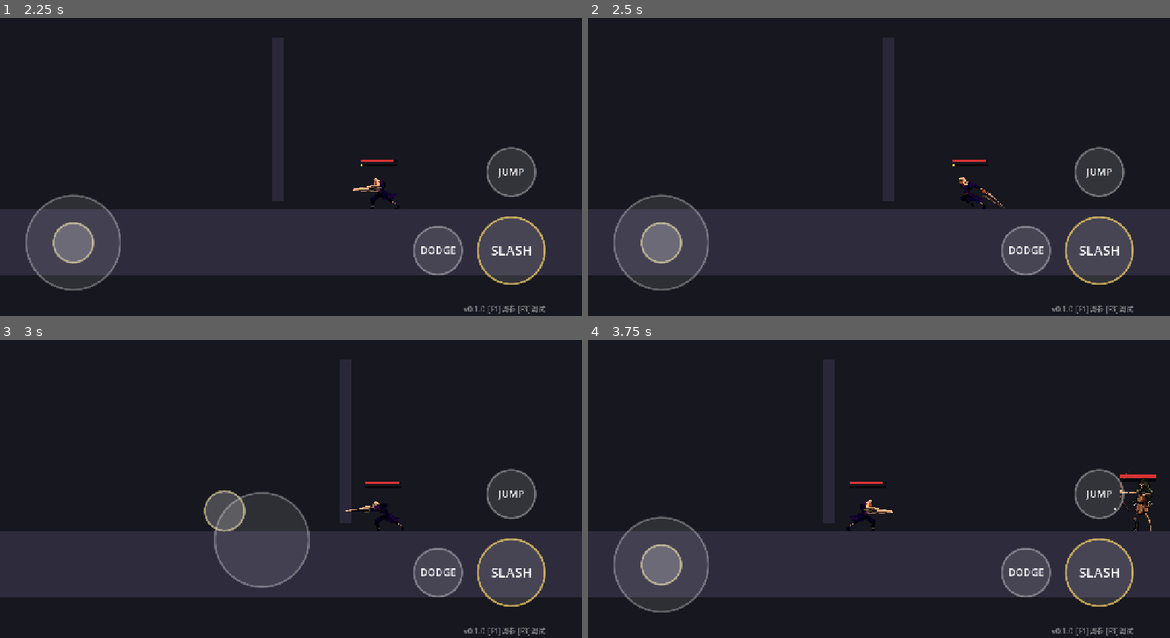
Above: before the commit, frames 1-4 (two rows, left to right).
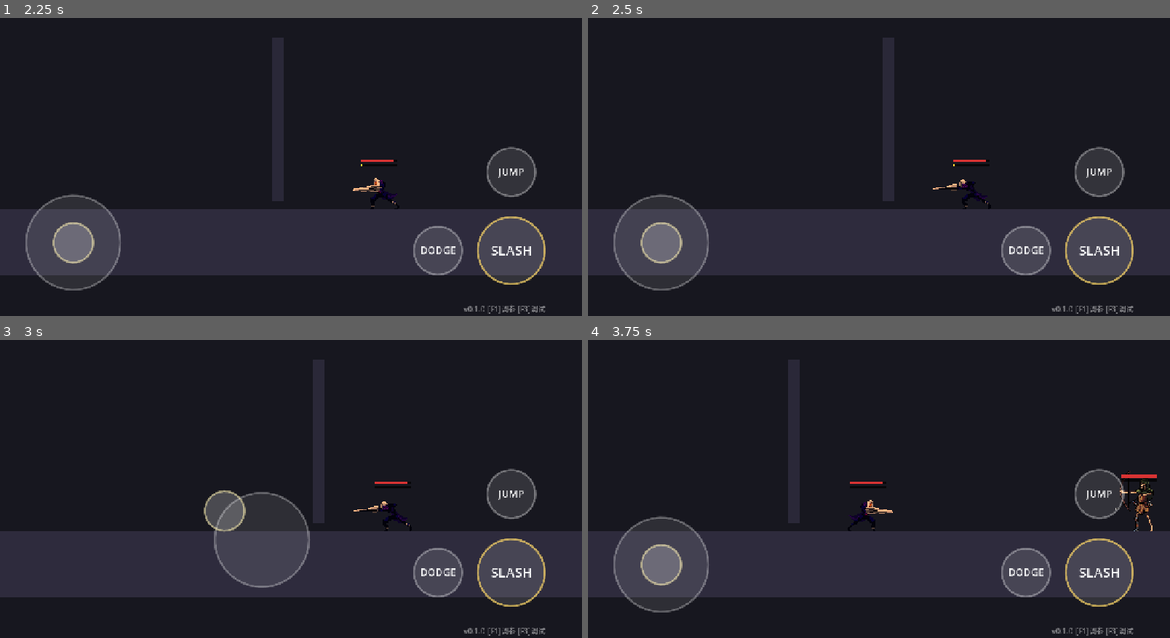
Above: after the commit, the same moments.

Repository: CyberpunkPsychosis/ai-game-engine
Game: Godot game, scene res://scenes/main.tscn
The game is run twice, just before and just after one commit, with the same random seed, the same clock (stepped at 60 frames per second) and the same inputs.
Inputs (mouse positions are in pixels of both pictures, inside the frame that each line leads up to):
- Up to frame 1 (2.25 s): tap Enter at 0.5 s; drag from (291, 152) to (186, 190) at 0.52 s; drag from (174, 169) to (331, 190) at 1.27 s; move the mouse to (349, 80) at 2.02 s; hold A (move_left) from 2.03 s (still down); tap K (dash) at 2.1 s
- Up to frame 2 (2.5 s): keep holding A (move_left); tap J (attack) at 2.3 s
- Up to frame 3 (3 s): release A (move_left) at 2.75 s; drag from (261, 539) to (116, 426) at 2.77 s
- Up to frame 4 (3.75 s): move the mouse to (1053, 524) at 3.52 s; hold D (move_right) from 3.53 s (still down); tap J (attack) at 3.6 s

Frame 1 is identical in both runs. In frame 2, 0.2% of the frame differs, in the area x 59-72%, y 47-64%; in frame 3, 2.4%; in frame 4, 2.4%, in the area x 34-98%, y 6-65%.

Commit message:
弹反收紧:窗口0.32→0.16,乱挥不再能弹,得挥刀正好迎上那一下;同步演示bot时机(箭90px/贴命中帧)

Diff:
--- a/scripts/player.gd
+++ b/scripts/player.gd
@@ -28,7 +28,7 @@
 	anim_fall = "jump"     # 没有独立下落帧，下落复用 jump
 	can_parry = true       # 主角能弹反（点 K/Shift）
 	can_dodge = true       # 主角能闪避（点 L）—— 暂代格挡
-	parry_window = 0.32    # 弹反窗口放宽，更好弹
+	parry_window = 0.16    # 弹反窗口收紧：挥刀得正好迎上那一下才弹，乱挥不行
 	# 主角是长突刺，攻击框要够长够远（之前太短砍空）
 	attack_reach = 46.0
 	attack_size = Vector2(64, 40)
--- a/scripts/test_room.gd
+++ b/scripts/test_room.gd
@@ -267,7 +267,7 @@
 			get_tree().quit()
 			return
 		var arr := _incoming_arrow()
-		if arr != null and absf(arr.global_position.x - player.global_position.x) < 120.0:
+		if arr != null and absf(arr.global_position.x - player.global_position.x) < 90.0:
 			# 有箭飞来 → 站定接箭尖弹反
 			_demo_set("move_left", false)
 			_demo_set("move_right", false)
@@ -314,8 +314,8 @@
 		if peril:
 			if fr >= maxi(1, tgt.attack_active_from - 2):
 				do_dodge = true       # 红光危 → 临近命中帧闪(i-frame 盖住)
-		elif fr >= maxi(1, tgt.attack_active_from - 3):
-			do_parry = true           # 普通 → 命中帧前点弹反(窗口 0.32 兜)
+		elif fr >= maxi(1, tgt.attack_active_from - 1):
+			do_parry = true           # 普通 → 贴命中帧弹反(窗口收紧到 0.16)
 	elif dist > 56.0:
 		go_right = dx > 0.0
 		go_left = dx < 0.0
